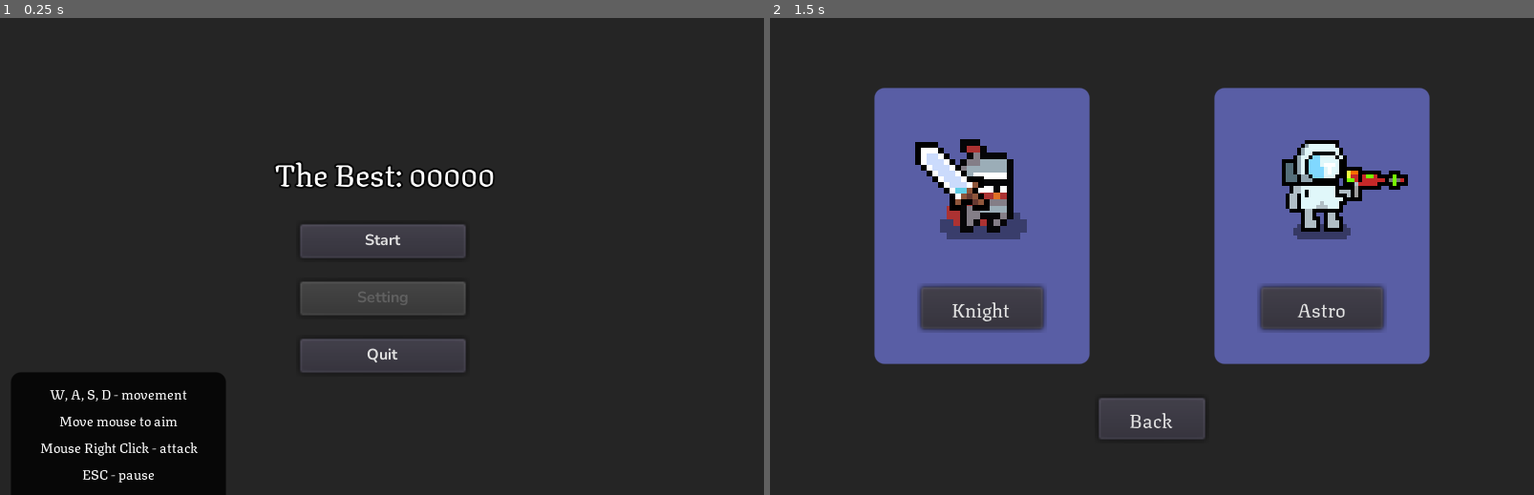
Above: before the commit, frames 1-2 (left to right).
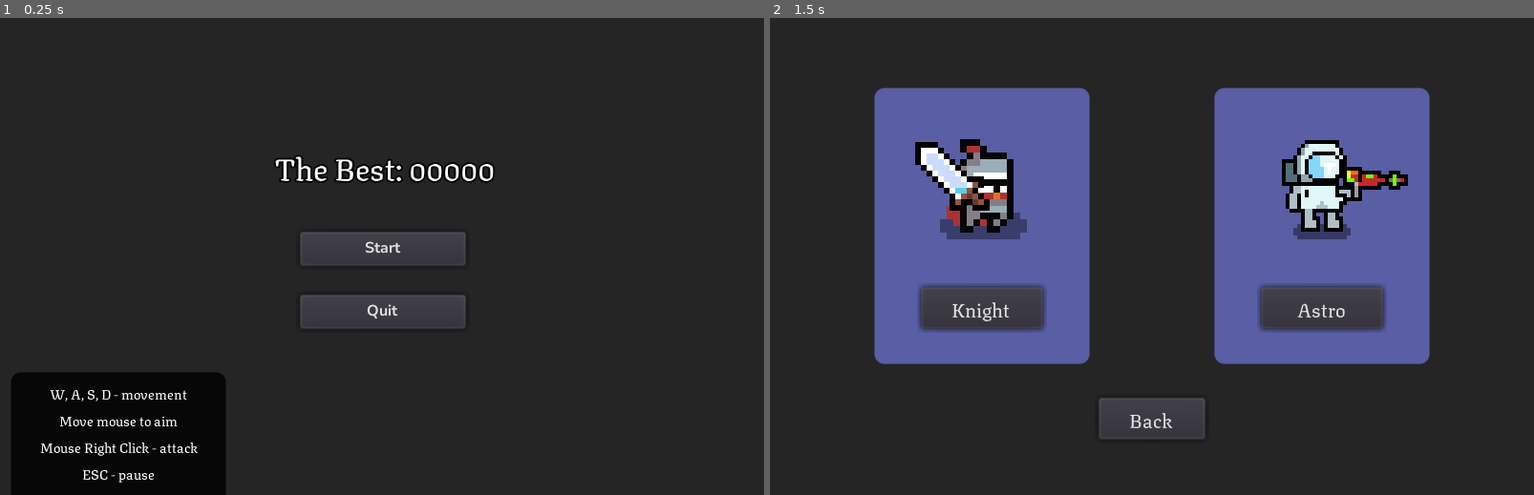
Above: after the commit, the same moments.

Repository: hopeurfnis12/GFF
Game: Godot game, scene res://Main.tscn
The game is run twice, just before and just after one commit, with the same random seed, the same clock (stepped at 60 frames per second) and the same inputs.
Inputs:
- Up to frame 1 (0.25 s): no input
- Up to frame 2 (1.5 s): click "Start" at 0.5 s; click "Start" at 1.25 s

The runs differ from the first frame. In frame 1, 4.4% of the frame differs, in the area x 35-65%, y 28-75%; in frame 2, nothing differs.

Commit message:
version 0.1.1

Diff:
--- a/GFF/Main.tscn
+++ b/GFF/Main.tscn
@@ -206,9 +206,9 @@
 
 [node name="TheBest" type="Label" parent="."]
 anchor_left = 0.36
-anchor_top = 0.272
+anchor_top = 0.26
 anchor_right = 0.64
-anchor_bottom = 0.376
+anchor_bottom = 0.364
 custom_fonts/font = ExtResource( 4 )
 text = "The best: 00000"
 align = 1
@@ -219,32 +219,20 @@
 
 [node name="StartButton" type="Button" parent="."]
 anchor_left = 0.39125
-anchor_top = 0.432
+anchor_top = 0.448
 anchor_right = 0.60875
-anchor_bottom = 0.504
+anchor_bottom = 0.52
 custom_fonts/font = ExtResource( 2 )
 text = "Start"
 __meta__ = {
 "_edit_use_anchors_": true
 }
 
-[node name="SettingButton" type="Button" parent="."]
-anchor_left = 0.39125
-anchor_top = 0.552
-anchor_right = 0.60875
-anchor_bottom = 0.624
-custom_fonts/font = ExtResource( 2 )
-disabled = true
-text = "Setting"
-__meta__ = {
-"_edit_use_anchors_": true
-}
-
 [node name="QuitButton" type="Button" parent="."]
 anchor_left = 0.39125
-anchor_top = 0.672
+anchor_top = 0.58
 anchor_right = 0.60875
-anchor_bottom = 0.744
+anchor_bottom = 0.652
 custom_fonts/font = ExtResource( 2 )
 text = "Quit"
 __meta__ = {
--- a/GFF/entity/Character.gd
+++ b/GFF/entity/Character.gd
@@ -14,6 +14,7 @@
 
 var mov_direction: Vector2 = Vector2.ZERO
 var velocity: Vector2 = Vector2.ZERO
+
 onready var invincible_timer = $InvincibleTimer
 
 
--- a/GFF/entity/enemies/FlyingEnemy/FlyingEnemy.tscn
+++ b/GFF/entity/enemies/FlyingEnemy/FlyingEnemy.tscn
@@ -2,7 +2,7 @@
 
 [ext_resource path="res://entity/enemies/Enemy.tscn" type="PackedScene" id=1]
 [ext_resource path="res://assets/v1.1 dungeon crawler 16x16 pixel pack/enemies/flying creature/fly_anim_spritesheet.png" type="Texture" id=2]
-[ext_resource path="res://entity/enemies/FlyingEnemy/FlyingEnemyFMS.gd" type="Script" id=3]
+[ext_resource path="res://entity/enemies/FlyingEnemy/FlyingEnemyFSM.gd" type="Script" id=3]
 [ext_resource path="res://assets/v1.1 dungeon crawler 16x16 pixel pack/effects (new)/enemy_afterdead_explosion_anim_spritesheet.png" type="Texture" id=4]
 [ext_resource path="res://entity/Hitbox.tscn" type="PackedScene" id=5]
 [ext_resource path="res://entity/enemies/FlyingEnemy/FlyingEnemy.gd" type="Script" id=6]
--- a/GFF/entity/enemies/Goblin/Goblin.tscn
+++ b/GFF/entity/enemies/Goblin/Goblin.tscn
@@ -31,6 +31,30 @@
 atlas = ExtResource( 3 )
 region = Rect2( 80, 0, 16, 16 )
 
+[sub_resource type="AtlasTexture" id=7]
+atlas = ExtResource( 4 )
+region = Rect2( 0, 0, 16, 16 )
+
+[sub_resource type="AtlasTexture" id=8]
+atlas = ExtResource( 4 )
+region = Rect2( 16, 0, 16, 16 )
+
+[sub_resource type="AtlasTexture" id=9]
+atlas = ExtResource( 4 )
+region = Rect2( 32, 0, 16, 16 )
+
+[sub_resource type="AtlasTexture" id=10]
+atlas = ExtResource( 4 )
+region = Rect2( 48, 0, 16, 16 )
+
+[sub_resource type="AtlasTexture" id=11]
+atlas = ExtResource( 4 )
+region = Rect2( 64, 0, 16, 16 )
+
+[sub_resource type="AtlasTexture" id=12]
+atlas = ExtResource( 4 )
+region = Rect2( 80, 0, 16, 16 )
+
 [sub_resource type="AtlasTexture" id=13]
 atlas = ExtResource( 2 )
 region = Rect2( 0, 0, 16, 16 )
@@ -46,30 +70,6 @@
 [sub_resource type="AtlasTexture" id=16]
 atlas = ExtResource( 2 )
 region = Rect2( 48, 0, 16, 16 )
-
-[sub_resource type="AtlasTexture" id=7]
-atlas = ExtResource( 4 )
-region = Rect2( 0, 0, 16, 16 )
-
-[sub_resource type="AtlasTexture" id=8]
-atlas = ExtResource( 4 )
-region = Rect2( 16, 0, 16, 16 )
-
-[sub_resource type="AtlasTexture" id=9]
-atlas = ExtResource( 4 )
-region = Rect2( 32, 0, 16, 16 )
-
-[sub_resource type="AtlasTexture" id=10]
-atlas = ExtResource( 4 )
-region = Rect2( 48, 0, 16, 16 )
-
-[sub_resource type="AtlasTexture" id=11]
-atlas = ExtResource( 4 )
-region = Rect2( 64, 0, 16, 16 )
-
-[sub_resource type="AtlasTexture" id=12]
-atlas = ExtResource( 4 )
-region = Rect2( 80, 0, 16, 16 )
 
 [sub_resource type="SpriteFrames" id=17]
 animations = [ {
@@ -78,14 +78,14 @@
 "name": "idle",
 "speed": 5.0
 }, {
+"frames": [ SubResource( 7 ), SubResource( 8 ), SubResource( 9 ), SubResource( 10 ), SubResource( 11 ), SubResource( 12 ) ],
+"loop": true,
+"name": "move",
+"speed": 5.0
+}, {
 "frames": [ SubResource( 13 ), SubResource( 14 ), SubResource( 15 ), SubResource( 16 ) ],
 "loop": true,
 "name": "dead",
-"speed": 5.0
-}, {
-"frames": [ SubResource( 7 ), SubResource( 8 ), SubResource( 9 ), SubResource( 10 ), SubResource( 11 ), SubResource( 12 ) ],
-"loop": true,
-"name": "move",
 "speed": 5.0
 } ]
 
--- a/GFF/entity/heroes/astro/Astro.tscn
+++ b/GFF/entity/heroes/astro/Astro.tscn
@@ -35,14 +35,14 @@
 "name": "idle",
 "speed": 5.0
 }, {
+"frames": [ SubResource( 35 ), SubResource( 36 ), SubResource( 37 ), SubResource( 38 ) ],
+"loop": true,
+"name": "dead",
+"speed": 5.0
+}, {
 "frames": [ ExtResource( 6 ), ExtResource( 11 ) ],
 "loop": true,
 "name": "move",
-"speed": 5.0
-}, {
-"frames": [ SubResource( 35 ), SubResource( 36 ), SubResource( 37 ), SubResource( 38 ) ],
-"loop": true,
-"name": "dead",
 "speed": 5.0
 } ]
 
--- a/GFF/entity/heroes/hero_knight/Knight.gd
+++ b/GFF/entity/heroes/hero_knight/Knight.gd
@@ -26,14 +26,10 @@
 func get_input() -> void:
 	if self.visible == true:
 		mov_direction = Vector2.ZERO
-		if Input.is_action_pressed("ui_down"):
-			mov_direction += Vector2.DOWN
-		if Input.is_action_pressed("ui_left"):
-			mov_direction += Vector2.LEFT
-		if Input.is_action_pressed("ui_right"):
-			mov_direction += Vector2.RIGHT
-		if Input.is_action_pressed("ui_up"):
-			mov_direction += Vector2.UP
+		if Input.is_action_pressed("ui_up"): mov_direction += Vector2.UP
+		if Input.is_action_pressed("ui_down"): mov_direction += Vector2.DOWN
+		if Input.is_action_pressed("ui_left"): mov_direction += Vector2.LEFT
+		if Input.is_action_pressed("ui_right"): mov_direction += Vector2.RIGHT
 
 		if Input.is_action_just_pressed("ui_attack"):
 			if attack_timer.is_stopped():
@@ -45,8 +41,3 @@
 					sword_animation.play("attack2")
 				attack_timer.start()
 	else: mov_direction = Vector2.ZERO
-
-
-func _on_AnimationPlayer_animation_finished(anim_name):
-	if anim_name == "attack":
-		first_attack = false
--- a/GFF/entity/heroes/hero_knight/Knight.tscn
+++ b/GFF/entity/heroes/hero_knight/Knight.tscn
@@ -34,6 +34,22 @@
 atlas = ExtResource( 5 )
 region = Rect2( 80, 0, 16, 16 )
 
+[sub_resource type="AtlasTexture" id=35]
+atlas = ExtResource( 9 )
+region = Rect2( 0, 0, 16, 16 )
+
+[sub_resource type="AtlasTexture" id=36]
+atlas = ExtResource( 9 )
+region = Rect2( 16, 0, 16, 16 )
+
+[sub_resource type="AtlasTexture" id=37]
+atlas = ExtResource( 9 )
+region = Rect2( 32, 0, 16, 16 )
+
+[sub_resource type="AtlasTexture" id=38]
+atlas = ExtResource( 9 )
+region = Rect2( 48, 0, 16, 16 )
+
 [sub_resource type="AtlasTexture" id=22]
 atlas = ExtResource( 4 )
 region = Rect2( 0, 0, 16, 16 )
@@ -57,22 +73,6 @@
 [sub_resource type="AtlasTexture" id=27]
 atlas = ExtResource( 4 )
 region = Rect2( 80, 0, 16, 16 )
-
-[sub_resource type="AtlasTexture" id=35]
-atlas = ExtResource( 9 )
-region = Rect2( 0, 0, 16, 16 )
-
-[sub_resource type="AtlasTexture" id=36]
-atlas = ExtResource( 9 )
-region = Rect2( 16, 0, 16, 16 )
-
-[sub_resource type="AtlasTexture" id=37]
-atlas = ExtResource( 9 )
-region = Rect2( 32, 0, 16, 16 )
-
-[sub_resource type="AtlasTexture" id=38]
-atlas = ExtResource( 9 )
-region = Rect2( 48, 0, 16, 16 )
 
 [sub_resource type="SpriteFrames" id=28]
 animations = [ {
@@ -81,14 +81,14 @@
 "name": "idle",
 "speed": 5.0
 }, {
+"frames": [ SubResource( 35 ), SubResource( 36 ), SubResource( 37 ), SubResource( 38 ) ],
+"loop": true,
+"name": "dead",
+"speed": 5.0
+}, {
 "frames": [ SubResource( 22 ), SubResource( 23 ), SubResource( 24 ), SubResource( 25 ), SubResource( 26 ), SubResource( 27 ) ],
 "loop": true,
 "name": "move",
-"speed": 5.0
-}, {
-"frames": [ SubResource( 35 ), SubResource( 36 ), SubResource( 37 ), SubResource( 38 ) ],
-"loop": true,
-"name": "dead",
 "speed": 5.0
 } ]
 
@@ -520,7 +520,6 @@
 scale = Vector2( 1.1875, 1.4375 )
 texture = ExtResource( 2 )
 hframes = 3
-frame = 2
 
 [node name="AnimationSword" type="AnimationPlayer" parent="Sword" index="2"]
 root_node = NodePath("../Node2D/SwordSprite")
@@ -534,5 +533,3 @@
 [node name="AttackTimer" type="Timer" parent="." index="6"]
 wait_time = 0.2
 one_shot = true
-
-[connection signal="animation_finished" from="AnimationPlayer" to="." method="_on_AnimationPlayer_animation_finished"]
--- a/GFF/ui/Score.gd
+++ b/GFF/ui/Score.gd
@@ -2,7 +2,6 @@
 
 
 func _ready():
-#	load_highscore()
 	pass
 
 
Renamed: GFF/entity/enemies/FlyingEnemy/FlyingEnemyFMS.gd -> GFF/entity/enemies/FlyingEnemy/FlyingEnemyFSM.gd
Not shown, changed: GFF.zip
Not shown, changed: GFF/GFF.pck
